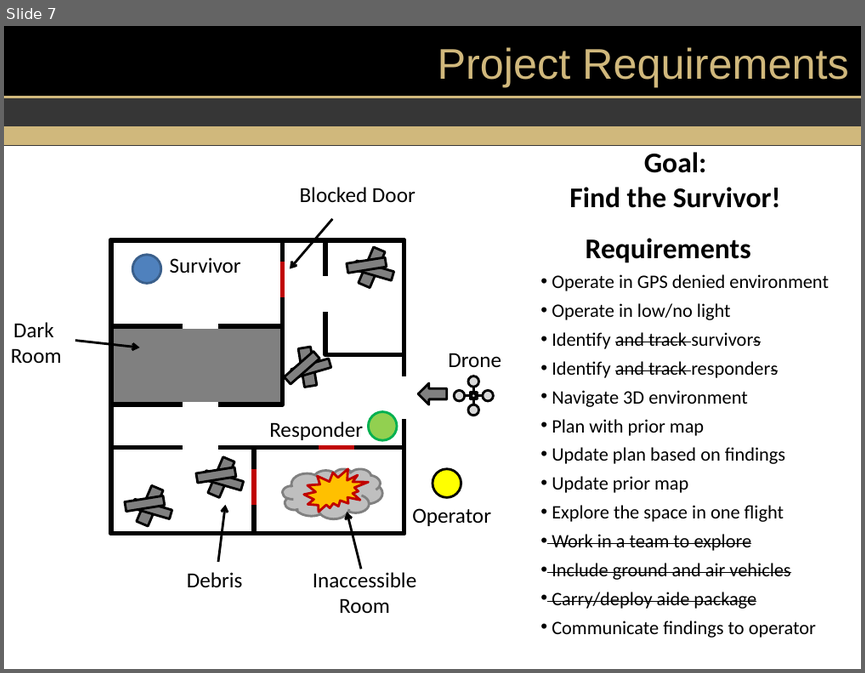
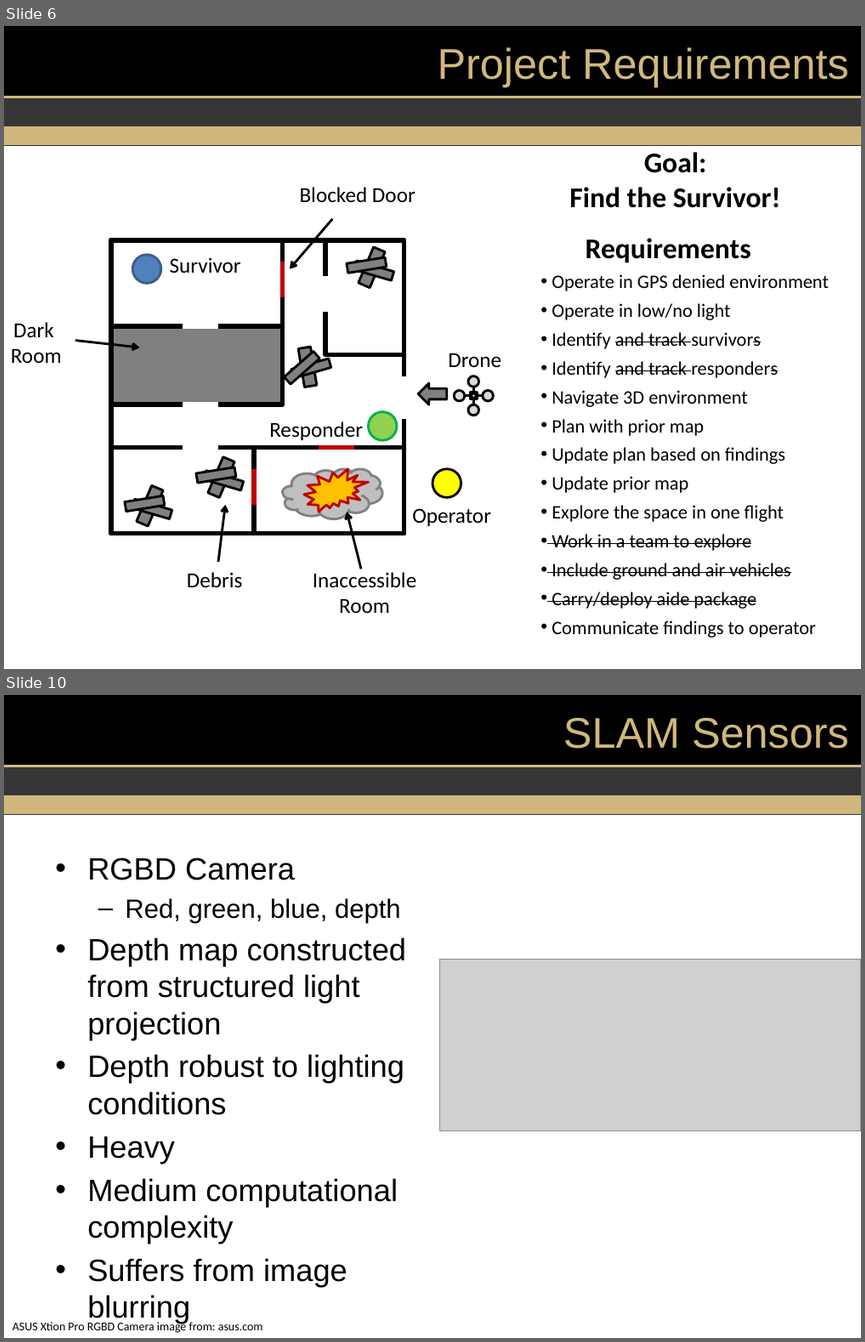
Before and after one commit to dtbinh/FlyNet, a slide deck: Presentations/GP_6_min.pptx. Shown one above the other, each under a label of ours: slide 7 before the commit, slides 6 and 10 after it; the slides between them are not shown. The pictures are 865x673 and 865x1342 pixels, drawn with LibreOffice and Linux fonts; fonts in the diff are those of the drawing; grey boxes stand for pictures; background and template pictures are left out. Boxes give left, top, right and bottom in pixels: in the first picture for what was removed or moved away, otherwise in the second. Text is boxed around its words. In the diff, an @@ line names an element or a change of style, - is before the commit and + after.

```diff
--- a/Presentations/GP_6_min.pptx
+++ b/Presentations/GP_6_min.pptx
@@ slide 10 added at box(4, 695, 861, 1338), background #FFFFFF; not listed: 5 template elements that a slide beside it also shows @@
@@ title added at box(563, 718, 849, 749), 36 pt, text #D0B87C @@
+SLAM Sensors
@@ text added at box(87, 857, 406, 1287), 25.9 pt, text #000000 @@
+• RGBD Camera
+  – Red, green, blue, depth
+• Depth map constructed from structured light projection
+• Depth robust to lighting conditions
+• Heavy
+• Medium computational complexity
+• Suffers from image blurring
@@ picture added at box(439, 959, 861, 1130) @@
@@ text added at box(12, 1320, 263, 1333), 10 pt, text #000000 @@
+ASUS Xtion Pro RGBD Camera image from: asus.com
@@ what was slide 7 is now slide 6 @@
```
Also in this commit, not shown: 1 slide changed, 7 other slides added, 3 slides removed, 1 other file.
